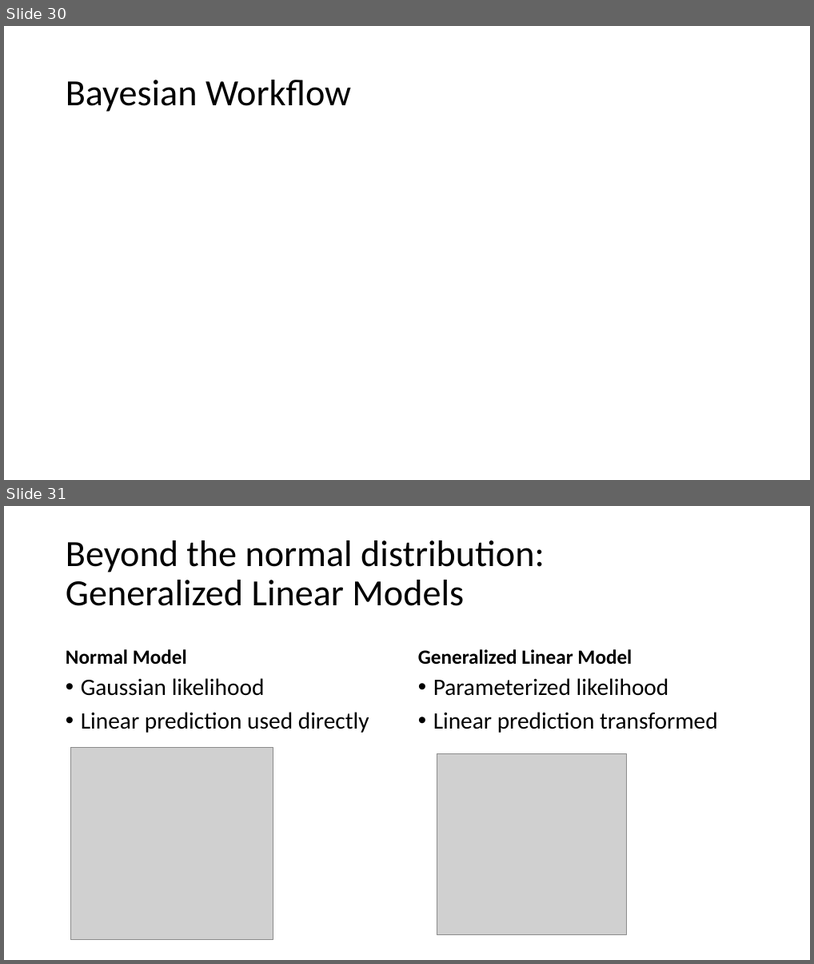
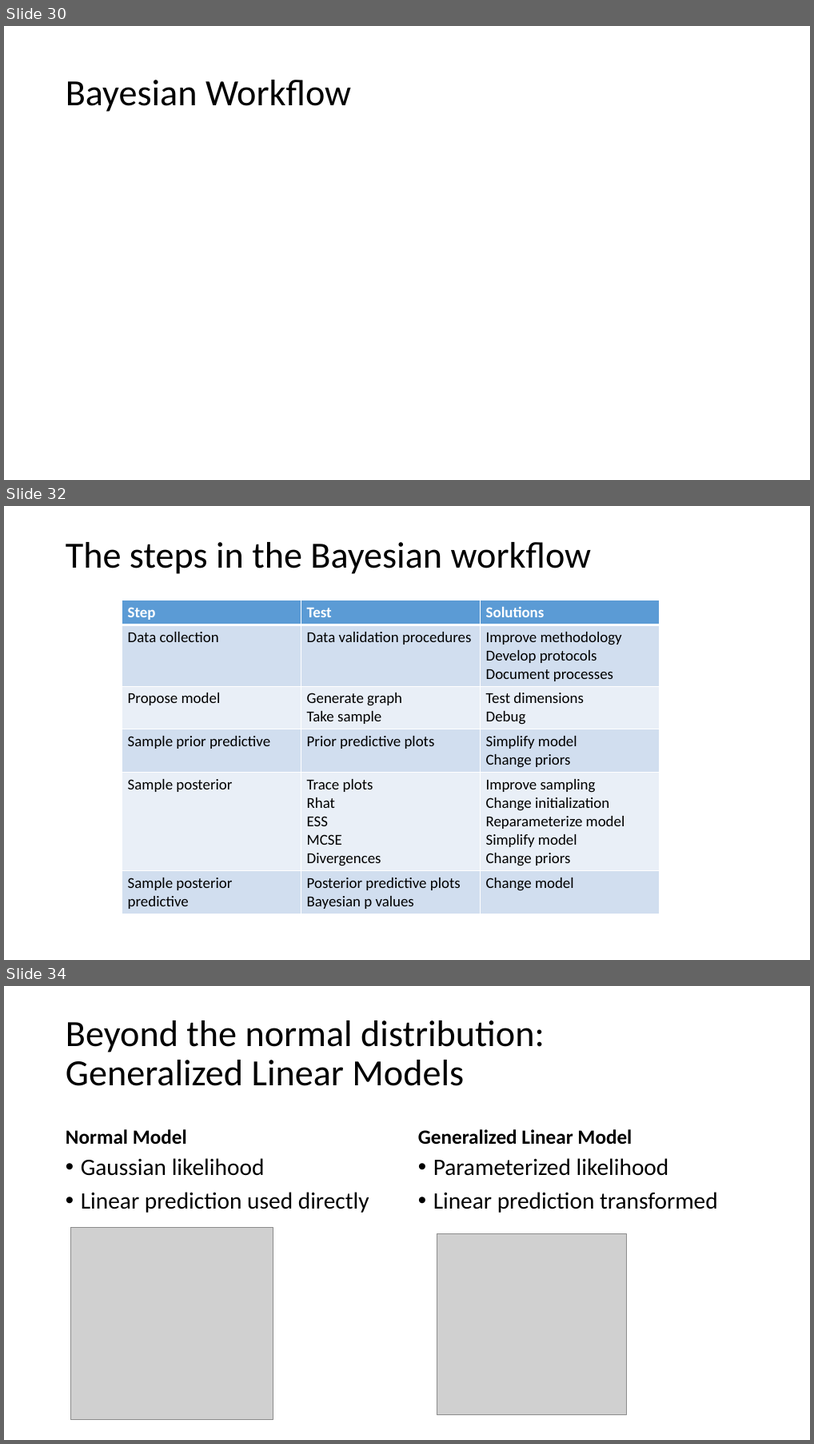
Before and after one commit to opherdonchin/StatisticalComputationAndAnalysis, a slide deck: Lectures/Lecture 6 Linear models.pptx. Shown one above the other, each under a label of ours: slides 30 and 31 before the commit, slides 30, 32 and 34 after it; the slides between them are not shown. The pictures are 814x964 and 814x1444 pixels, drawn with LibreOffice and Linux fonts; fonts in the diff are those of the drawing; grey boxes stand for pictures. Boxes give left, top, right and bottom in pixels: in the first picture for what was removed or moved away, otherwise in the second. Text is boxed around its words. In the diff, an @@ line names an element or a change of style, - is before the commit and + after.

```diff
--- a/Lectures/Lecture 6 Linear models.pptx
+++ b/Lectures/Lecture 6 Linear models.pptx
@@ slide 32 added at <box>4,506,810,960</box>, background #FFFFFF @@
@@ title added at <box>66,542,592,574</box>, 44 pt, text #000000 @@
+The steps in the Bayesian workflow
@@ table added at <box>122,600,659,912</box>, 6 rows, 3 columns @@
+Step | Test | Solutions
+Data collection | Data validation procedures | Improve methodology / Develop protocols / Document processes
+Propose model | Generate graph / Take sample | Test dimensions / Debug
+Sample prior predictive | Prior predictive plots | Simplify model / Change priors
+Sample posterior | Trace plots / Rhat / ESS / MCSE / Divergences | Improve sampling / Change initialization / Reparameterize model / Simplify model / Change priors
+Sample posterior predictive | Posterior predictive plots / Bayesian p values | Change model
@@ what was slide 31 is now slide 34 @@
```
Also in this commit, not shown: 1 slide changed, 3 other slides added, 1 slide removed, 2 other files.
